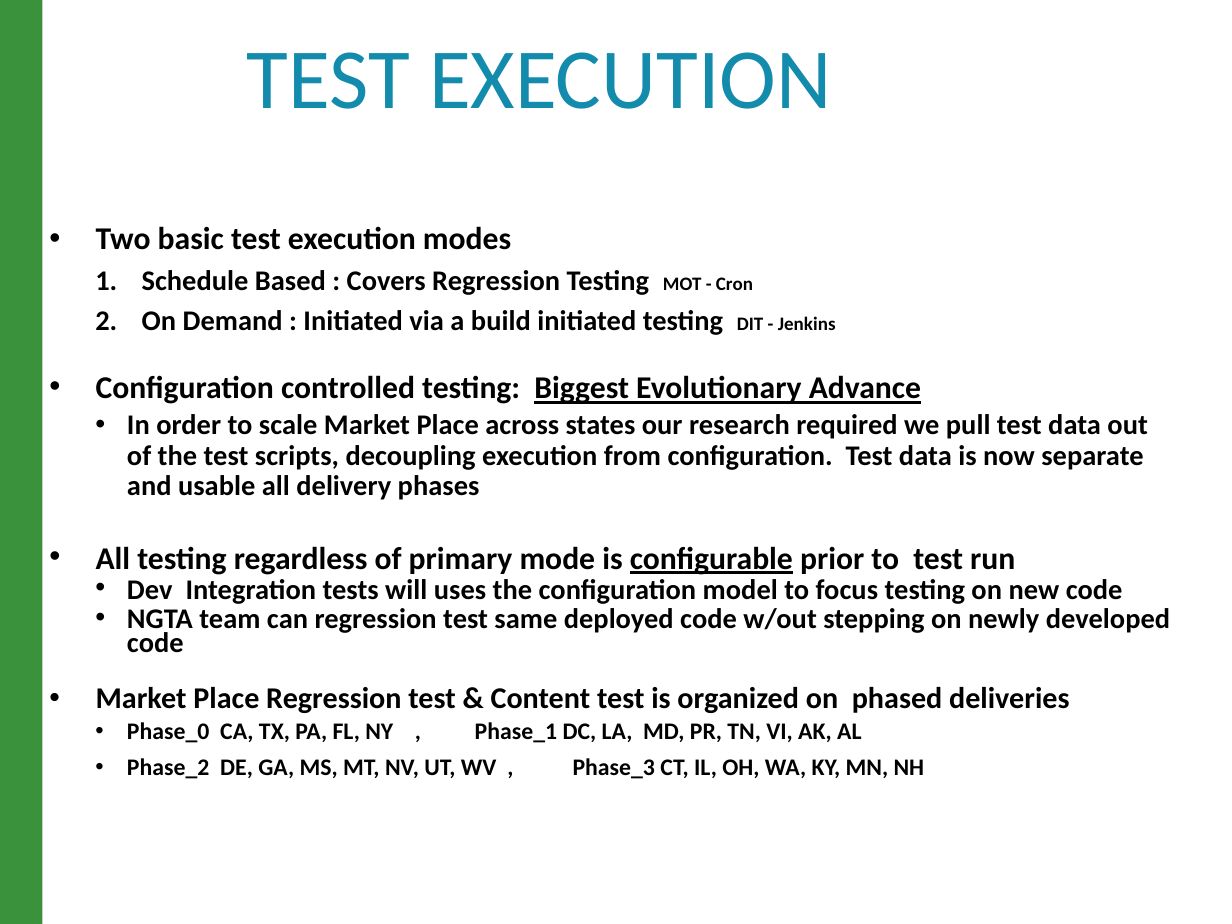
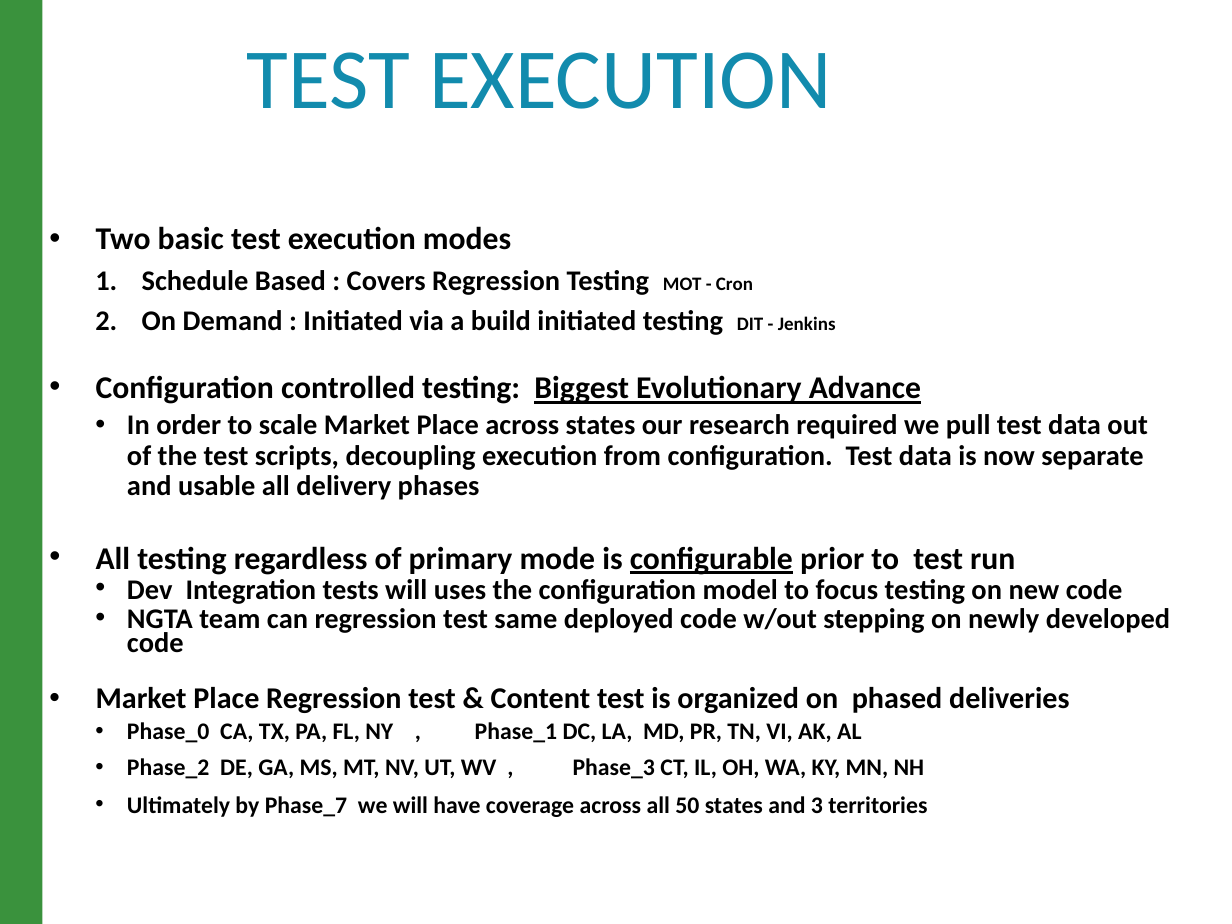
Before and after one commit to raghav9329/mainProf, a slide deck: slide 8 of CurrentWork_Delta/CX_StrategyPowerPoint.pptx. Drawn at 1232x924 pixels with LibreOffice and Linux fonts; fonts in the diff are those of the drawing. Boxes give left, top, right and bottom in pixels: in the first picture for what was removed or moved away, otherwise in the second. Text is boxed around its words. In the diff, an @@ line names an element or a change of style, - is before the commit and + after.

```diff
--- a/CurrentWork_Delta/CX_StrategyPowerPoint.pptx
+++ b/CurrentWork_Delta/CX_StrategyPowerPoint.pptx
@@ text at [127,796,927,817]: paragraph added @@
+  • Ultimately by Phase_7 we will have coverage across all 50 states and 3 territories
```
Also in this commit, not shown: 4 other slides changed.
